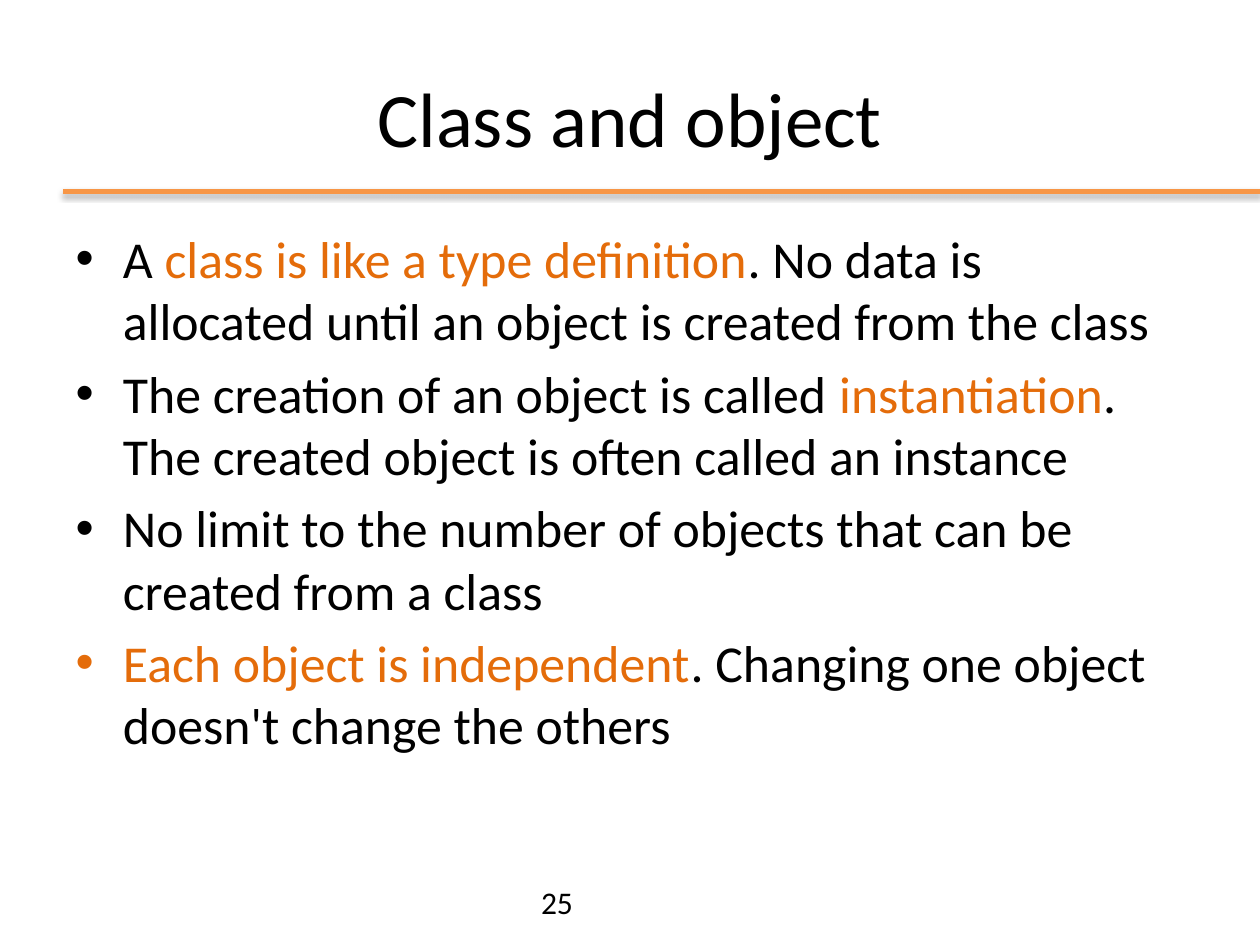
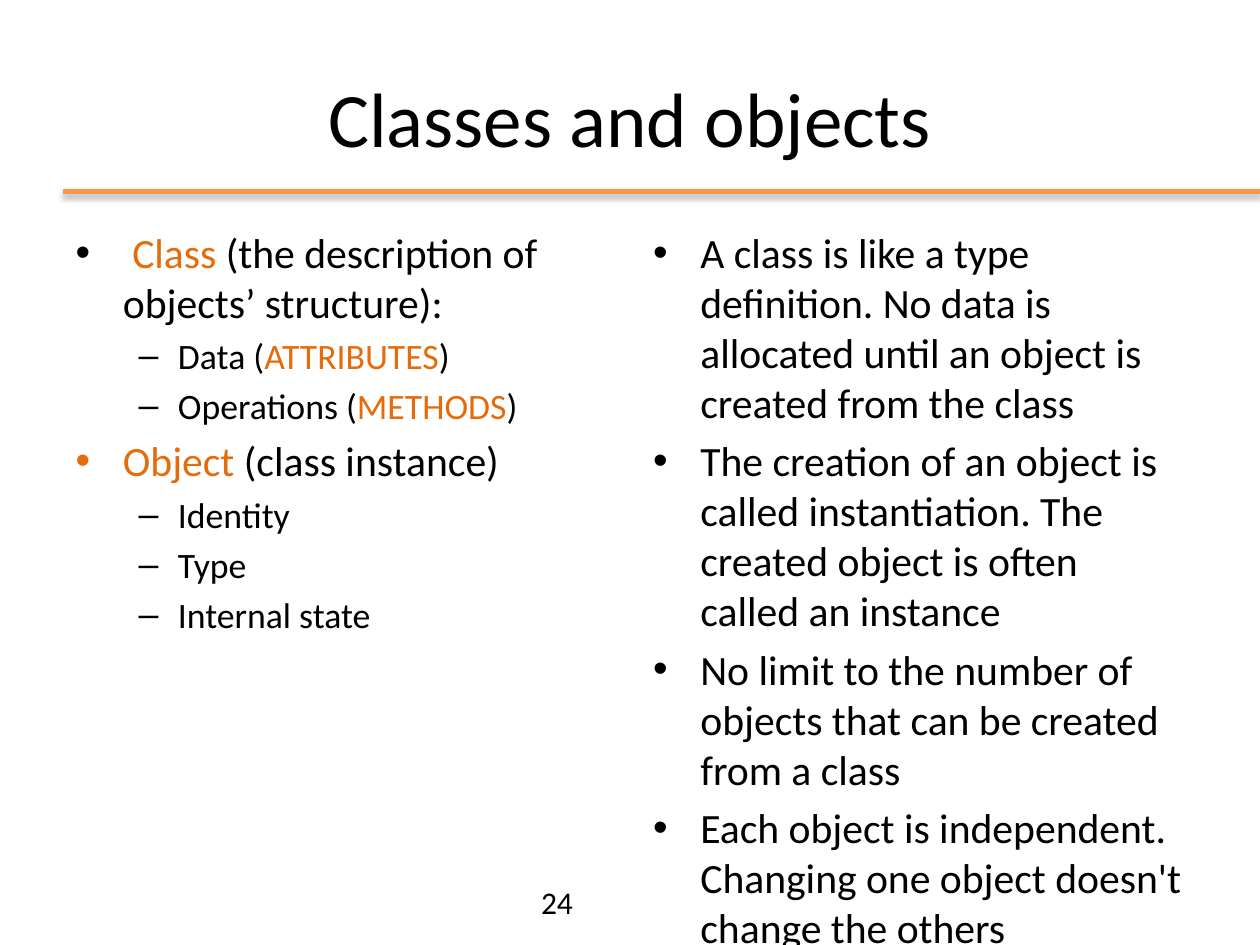
Before and after one commit to plctechnician/ooprogramming, a slide deck: slide 24 of java/slides/ppt/01 - Java From Functions to Objects.pptx (slide 25 before the commit). Drawn at 1260x945 pixels with LibreOffice and Linux fonts; fonts in the diff are those of the drawing; background and template pictures are left out. Boxes give left, top, right and bottom in pixels: in the first picture for what was removed or moved away, otherwise in the second. Text is boxed around its words. In the diff, an @@ line names an element or a change of style, - is before the commit and + after.

```diff
--- a/java/slides/ppt/01 - Java From Functions to Objects.pptx
+++ b/java/slides/ppt/01 - Java From Functions to Objects.pptx
@@ title at [328,93,931,161]: text changed @@
-Class and object
+Classes and objects
@@ text added at [123,237,538,629], 23.8 pt, text #000000 @@
+• Class (the description of objects’ structure):
+  – Data (ATTRIBUTES)
+  – Operations (METHODS)
+• Object (class instance)
+  – Identity
+  – Type
+  – Internal state
@@ text "A class is like a ...": place and size @@
-text "A class is like a ..." at [123,242,1149,753]
+text "A class is like a ..." at [700,239,1181,945]
@@ text "A class is like a ..." at [700,239,1181,945]: size 29.6 to 23.8 pt; text colour #E46C0A to #000000 in "class is like a type definition.", "instantiation.", "Each object is independent."; less space between paragraphs @@
@@ page number at [541,893,573,914]: text changed @@
-25
+24
```
Also in this commit, not shown: 17 other slides changed, 3 slides added, 8 slides removed, 1 other file.
